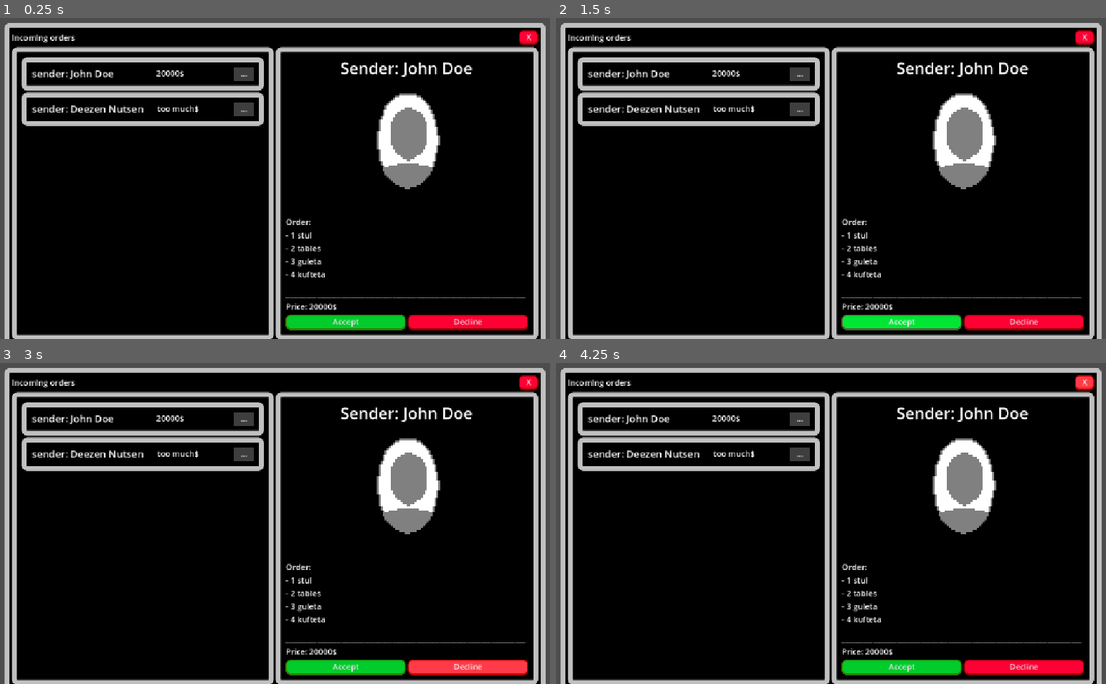
Above: before the commit, frames 1-4 (two rows, left to right).
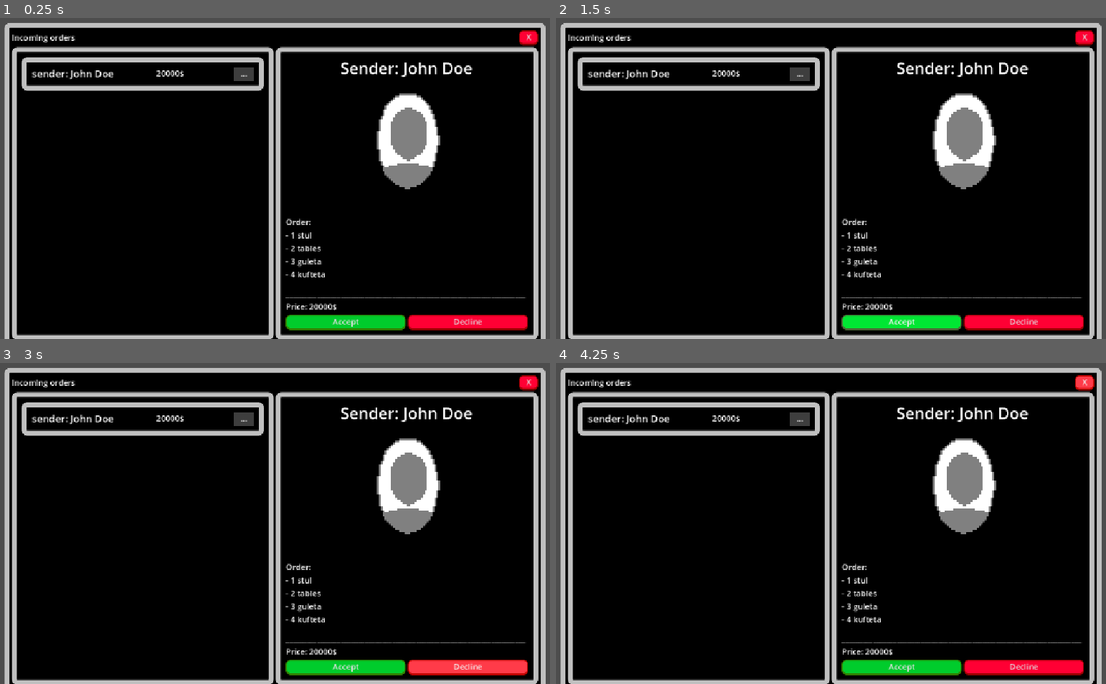
Above: after the commit, the same moments.

Repository: M41T4P-GAMES/Overworked
Game: Godot game, scene res://Scenes/incoming_orders_UI.tscn
Two runs of this game, one before a commit and one after it. Both use one fixed random seed, a clock stepped at 60 frames per second and the inputs below. This scene is started directly instead of the project's main scene.
Inputs:
- Up to frame 1 (0.25 s): no input
- Up to frame 2 (1.5 s): click "..." at 0.5 s; click "Accept" at 1.25 s
- Up to frame 3 (3 s): click "Accept" at 2 s; click "Decline" at 2.75 s
- Up to frame 4 (4.25 s): click "X" at 3.5 s

The runs differ from the first frame. In frame 1, 2.2% of the frame differs, in the area x 3-48%, y 22-34%; in frame 2, 2.2%; in frame 3, 2.2%; in frame 4, 2.2%.
Error before the commit: Parse Error: Expected indented block after "for" block. (res://Scripts/incoming_orders_ui.gd:7)
Error after the commit: Invalid access to property or key 'currentOrders' on a base object of type 'Node (game_stats.gd)'. (res://Scripts/incoming_orders_ui.gd:8)

Commit message:
idk what happened

Diff:
--- /dev/null
+++ b/Scenes/incoming_order.tscn
@@ -0,0 +1,34 @@
+[gd_scene load_steps=3 format=3 uid="uid://bu025j8ohp6cn"]
+
+[ext_resource type="Script" uid="uid://do0hf3xnlke2a" path="res://Scenes/order_ui.gd" id="1_enscj"]
+[ext_resource type="Theme" uid="uid://cn6to6tgjfp7s" path="res://Assets/Textures/Incomming_ord_UI/window_th.tres" id="1_ybb40"]
+
+[node name="PanelContainer" type="PanelContainer"]
+script = ExtResource("1_enscj")
+
+[node name="MarginContainer" type="MarginContainer" parent="."]
+layout_mode = 2
+theme_override_constants/margin_left = 10
+theme_override_constants/margin_top = 10
+theme_override_constants/margin_right = 10
+theme_override_constants/margin_bottom = 10
+
+[node name="HBoxContainer" type="HBoxContainer" parent="MarginContainer"]
+layout_mode = 2
+
+[node name="sender" type="Label" parent="MarginContainer/HBoxContainer"]
+layout_mode = 2
+size_flags_horizontal = 2
+theme_override_font_sizes/font_size = 20
+text = "sender: John Doe"
+
+[node name="price" type="Label" parent="MarginContainer/HBoxContainer"]
+layout_mode = 2
+size_flags_horizontal = 10
+text = "20000$"
+
+[node name="Button" type="Button" parent="MarginContainer/HBoxContainer"]
+layout_mode = 2
+size_flags_horizontal = 10
+theme = ExtResource("1_ybb40")
+text = "   ...   "
--- a/Scenes/incoming_orders_UI.tscn
+++ b/Scenes/incoming_orders_UI.tscn
@@ -3,7 +3,7 @@
 [ext_resource type="Script" uid="uid://blxcuroslxi3o" path="res://Scripts/incoming_orders_ui.gd" id="1_7dw3w"]
 [ext_resource type="Theme" uid="uid://c117yb2rnu4l5" path="res://Assets/Textures/Computer_UI/Computer_bg.tres" id="2_stssp"]
 [ext_resource type="Theme" uid="uid://b66pkix1bercv" path="res://Assets/Textures/Crafting_UI/close_theme.tres" id="3_cb3iv"]
-[ext_resource type="Theme" uid="uid://cn6to6tgjfp7s" path="res://Assets/Textures/Incomming_ord_UI/window_th.tres" id="4_omr8y"]
+[ext_resource type="PackedScene" uid="uid://bu025j8ohp6cn" path="res://Scenes/incoming_order.tscn" id="4_7dw3w"]
 [ext_resource type="Texture2D" uid="uid://cmbg6h8t30y56" path="res://Assets/Textures/Incomming_ord_UI/profile_pic.png" id="5_bb3wx"]
 [ext_resource type="Theme" uid="uid://dce40xx61qfnw" path="res://Assets/Textures/Incomming_ord_UI/acc_but.tres" id="6_aatch"]
 
@@ -78,65 +78,8 @@
 [node name="VBoxContainer" type="VBoxContainer" parent="PanelContainer/MarginContainer/VBoxContainer/HBoxContainer/PanelContainer/MarginContainer"]
 layout_mode = 2
 
-[node name="PanelContainer" type="PanelContainer" parent="PanelContainer/MarginContainer/VBoxContainer/HBoxContainer/PanelContainer/MarginContainer/VBoxContainer"]
+[node name="PanelContainer" parent="PanelContainer/MarginContainer/VBoxContainer/HBoxContainer/PanelContainer/MarginContainer/VBoxContainer" instance=ExtResource("4_7dw3w")]
 layout_mode = 2
-
-[node name="MarginContainer" type="MarginContainer" parent="PanelContainer/MarginContainer/VBoxContainer/HBoxContainer/PanelContainer/MarginContainer/VBoxContainer/PanelContainer"]
-layout_mode = 2
-theme_override_constants/margin_left = 10
-theme_override_constants/margin_top = 10
-theme_override_constants/margin_right = 10
-theme_override_constants/margin_bottom = 10
-
-[node name="HBoxContainer" type="HBoxContainer" parent="PanelContainer/MarginContainer/VBoxContainer/HBoxContainer/PanelContainer/MarginContainer/VBoxContainer/PanelContainer/MarginContainer"]
-layout_mode = 2
-
-[node name="sender" type="Label" parent="PanelContainer/MarginContainer/VBoxContainer/HBoxContainer/PanelContainer/MarginContainer/VBoxContainer/PanelContainer/MarginContainer/HBoxContainer"]
-layout_mode = 2
-size_flags_horizontal = 2
-theme_override_font_sizes/font_size = 20
-text = "sender: John Doe"
-
-[node name="price" type="Label" parent="PanelContainer/MarginContainer/VBoxContainer/HBoxContainer/PanelContainer/MarginContainer/VBoxContainer/PanelContainer/MarginContainer/HBoxContainer"]
-layout_mode = 2
-size_flags_horizontal = 10
-text = "20000$"
-
-[node name="Button" type="Button" parent="PanelContainer/MarginContainer/VBoxContainer/HBoxContainer/PanelContainer/MarginContainer/VBoxContainer/PanelContainer/MarginContainer/HBoxContainer"]
-layout_mode = 2
-size_flags_horizontal = 10
-theme = ExtResource("4_omr8y")
-text = "   ...   "
-
-[node name="PanelContainer2" type="PanelContainer" parent="PanelContainer/MarginContainer/VBoxContainer/HBoxContainer/PanelContainer/MarginContainer/VBoxContainer"]
-layout_mode = 2
-
-[node name="MarginContainer" type="MarginContainer" parent="PanelContainer/MarginContainer/VBoxContainer/HBoxContainer/PanelContainer/MarginContainer/VBoxContainer/PanelContainer2"]
-layout_mode = 2
-theme_override_constants/margin_left = 10
-theme_override_constants/margin_top = 10
-theme_override_constants/margin_right = 10
-theme_override_constants/margin_bottom = 10
-
-[node name="HBoxContainer" type="HBoxContainer" parent="PanelContainer/MarginContainer/VBoxContainer/HBoxContainer/PanelContainer/MarginContainer/VBoxContainer/PanelContainer2/MarginContainer"]
-layout_mode = 2
-
-[node name="sender" type="Label" parent="PanelContainer/MarginContainer/VBoxContainer/HBoxContainer/PanelContainer/MarginContainer/VBoxContainer/PanelContainer2/MarginContainer/HBoxContainer"]
-layout_mode = 2
-size_flags_horizontal = 2
-theme_override_font_sizes/font_size = 20
-text = "sender: Deezen Nutsen"
-
-[node name="price" type="Label" parent="PanelContainer/MarginContainer/VBoxContainer/HBoxContainer/PanelContainer/MarginContainer/VBoxContainer/PanelContainer2/MarginContainer/HBoxContainer"]
-layout_mode = 2
-size_flags_horizontal = 10
-text = "too much$"
-
-[node name="Button" type="Button" parent="PanelContainer/MarginContainer/VBoxContainer/HBoxContainer/PanelContainer/MarginContainer/VBoxContainer/PanelContainer2/MarginContainer/HBoxContainer"]
-layout_mode = 2
-size_flags_horizontal = 10
-theme = ExtResource("4_omr8y")
-text = "   ...   "
 
 [node name="PanelContainer2" type="PanelContainer" parent="PanelContainer/MarginContainer/VBoxContainer/HBoxContainer"]
 layout_mode = 2
--- a/Scenes/main.tscn
+++ b/Scenes/main.tscn
@@ -66,6 +66,11 @@
 
 [node name="Control" parent="." instance=ExtResource("4_jjvhh")]
 
+[node name="OrderGenerationTimer" type="Timer" parent="."]
+wait_time = 10.0
+autostart = true
+
 [connection signal="timeout" from="Udp_timer" to="." method="_on_udp_timer_timeout"]
 [connection signal="pressed" from="ESCMenu/Panel/VBoxContainer/resume" to="ESCMenu" method="_on_resume_pressed"]
 [connection signal="pressed" from="ESCMenu/Panel/VBoxContainer/Disconnect" to="ESCMenu" method="_on_disconnect_pressed"]
+[connection signal="timeout" from="OrderGenerationTimer" to="." method="_on_order_generation_timer_timeout"]
--- /dev/null
+++ b/Scenes/order_ui.gd
@@ -0,0 +1,8 @@
+extends PanelContainer
+
+func _ready():
+	pass
+
+func display_order(order):
+	$MarginContainer/HBoxContainer/sender.text = order.customerName
+	$MarginContainer/HBoxContainer/price.text = "$" + order.pay
--- a/Scripts/game_stats.gd
+++ b/Scripts/game_stats.gd
@@ -13,7 +13,8 @@
 var totalTrucksSent = 0
 var itemsMade = 0
 var totalItemsMade = 0
-var currentOrders = []
+var acceptedOrders = []
+var availableOrders = []
 var totalScore = 0
 
 #func _init(moneyAlreadyEarned, moneyAlreadySpent, daysAlreadyPassed, mistakesAlreadyMade, newDifficulty, trucksAlreadySent, itemsAlreadyMade, totalScoredPoints):
--- a/Scripts/incoming_orders_ui.gd
+++ b/Scripts/incoming_orders_ui.gd
@@ -1,7 +1,11 @@
 extends Control
 
 var leftContainer = null
+const incomingOrderPrefab = preload("res://Scenes/incoming_order.tscn")
 
 func _ready():
-	leftContainer = $PanelContainer/MarginContainer/VBoxContainer/HBoxContainer
+	leftContainer = $PanelContainer/MarginContainer/VBoxContainer/HBoxContainer/PanelContainer/MarginContainer/VBoxContainer
 	for order in GameStats.currentOrders:
+		var currentOrder = incomingOrderPrefab.instantiate()
+		leftContainer.add_child(currentOrder)
+		currentOrder.display_order(order)
--- a/Scripts/main.gd
+++ b/Scripts/main.gd
@@ -1,8 +1,9 @@
 extends Node2D
 var player_scene = preload("res://Scenes/player.tscn")
-
+var orderGeneration = null
 
 func _ready() -> void:
+	orderGeneration = load("res://Scripts/order_generation.gd").new()
 	multiplayer.server_disconnected.connect(_on_server_disconnected)
 	if multiplayer.is_server():
 		multiplayer.peer_connected.connect(_on_peer_connected)
@@ -34,3 +35,7 @@
 
 func _on_udp_timer_timeout() -> void:
 	send_udp()
+
+func _on_order_generation_timer_timeout() -> void:
+	if GameStats.availableOrders.size() < 5:
+		GameStats.availableOrders.append(orderGeneration.generate_random_order())
Not shown, added: Scenes/order_ui.gd.uid
